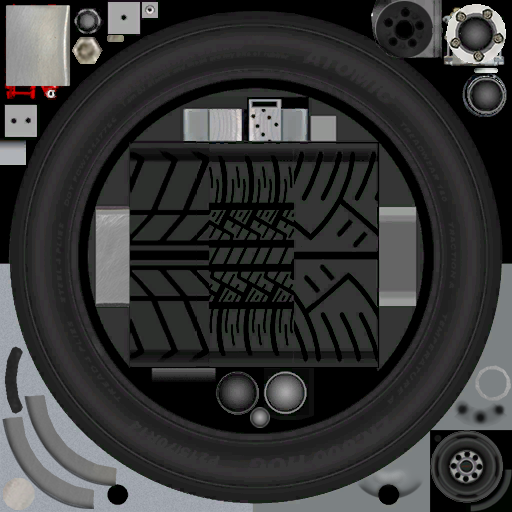
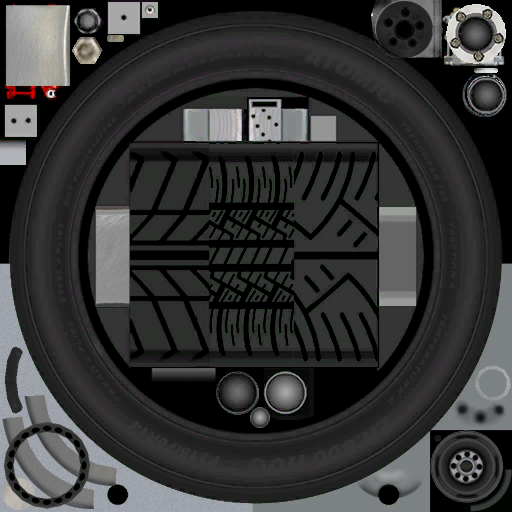
Two versions of the same layered image (512×512). Layer-by-layer changes:
added layer "Слой 3" in group "CAPRICE_R15_3" over [left=4, top=422, right=90, bottom=509]
